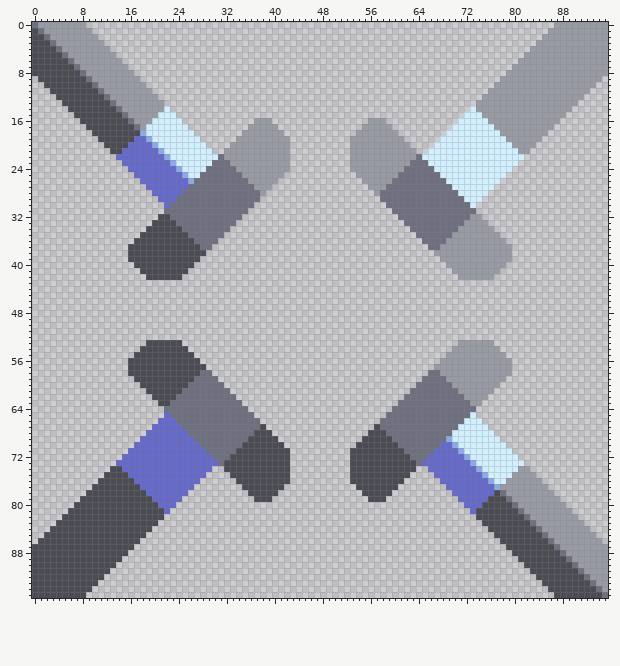
A sprite sheet gets an edit: core/assets-raw/sprites/blocks/units/mech-fabricator-top.png. The picture above was drawn from the file before the commit.
The file is 96x96 pixels.
Now the later version:
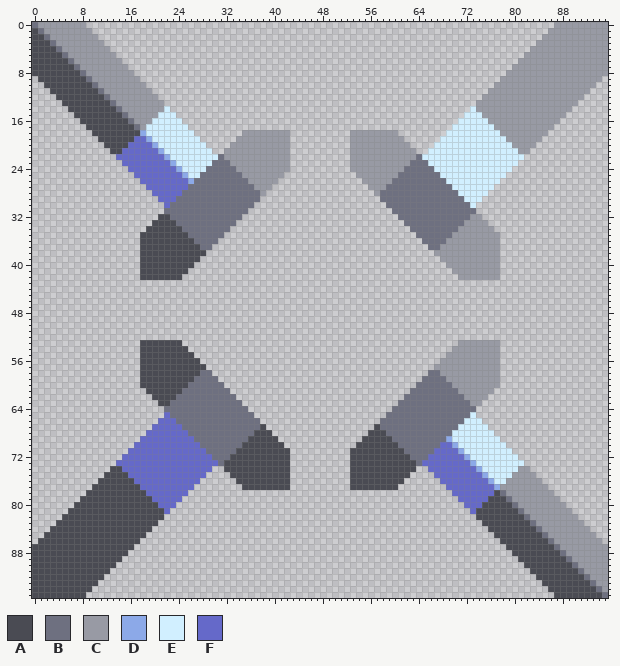
Palette (. is transparent): A #4a4b53  B #6e7080  C #989aa4  D #8ca9e8  E #d1efff  F #6569c9
Changes in this commit:
The edit adds colour A in row 42 at x 18; in row 53 at x 18; in row 77 at x 42 and 53.
The edit adds colour C in row 18 at x 42 and 53; in row 42 at x 77; in row 53 at x 77.
The author cleared colour A in row 36 at x 17; in rows 37 to 39 at x 16 to 17; in row 40 at x 17; in row 55 at x 17; in rows 56 to 58 at x 16 to 17; in row 59 at x 17.
The author cleared colour A in row 78 at x 36 to 40 and 55 to 59; in row 79 at x 37 to 39 and 56 to 58.
The author cleared colour C in row 16 at x 37 to 39 and 56 to 58; in row 17 at x 36 to 40 and 55 to 59; in row 36 at x 78; in rows 37 to 39 at x 78 to 79; in row 40 at x 78; in row 55 at x 78.
The author cleared colour C in rows 56 to 58 at x 78 to 79; in row 59 at x 78.
